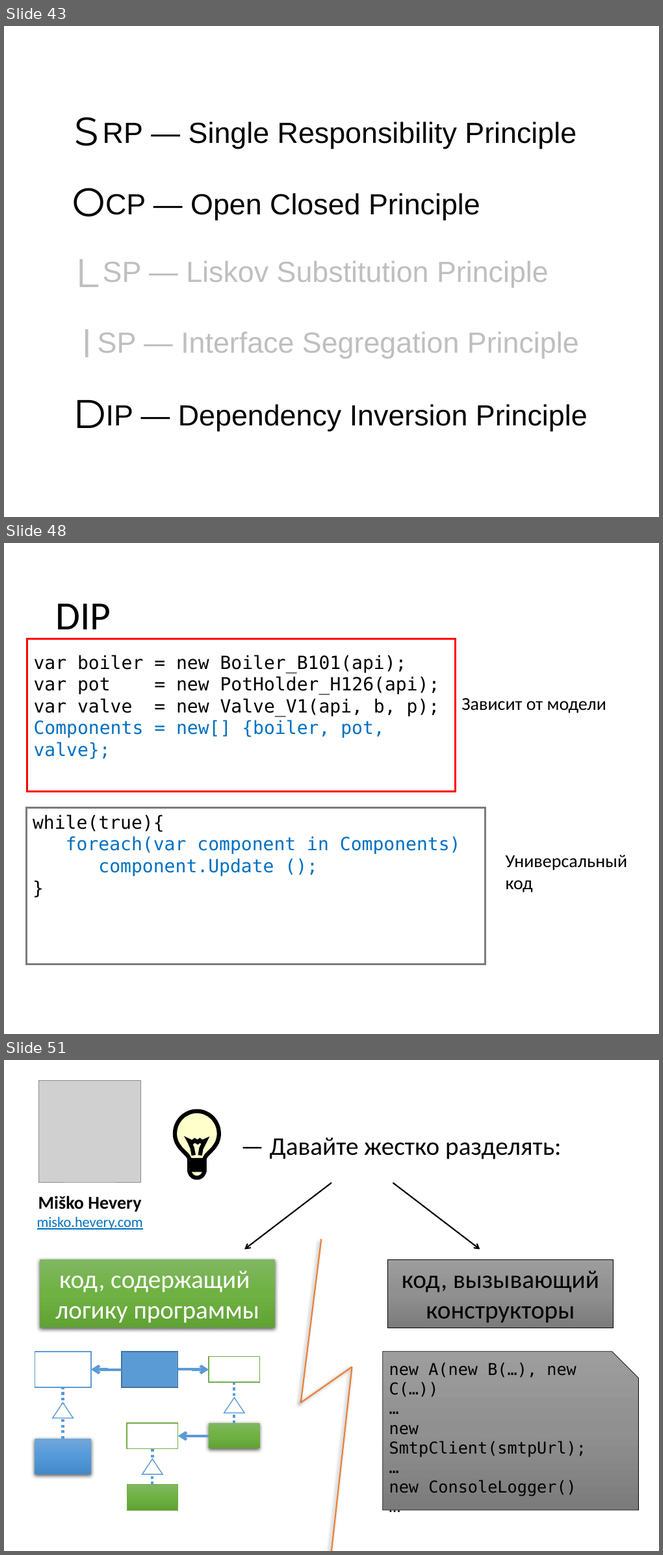
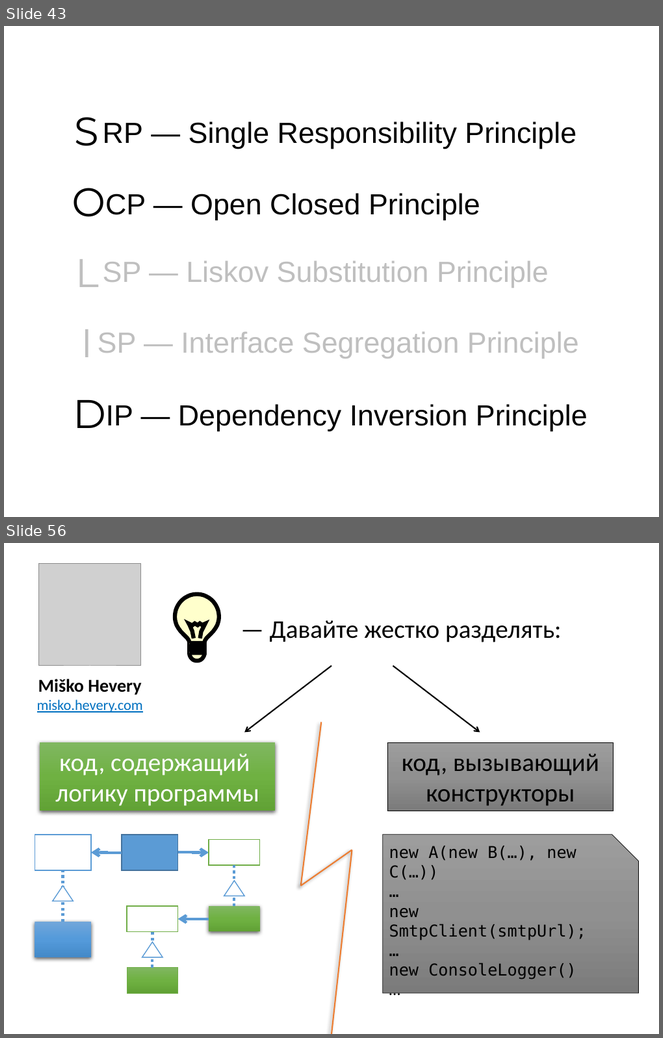
Before and after one commit to mironov-alexey/03-design, a slide deck: design-slides.pptx. Shown one above the other, each under a label of ours: slides 43, 48 and 51 before the commit, slides 43 and 56 after it; the slides between them are not shown. The pictures are 663x1555 and 663x1038 pixels, drawn with LibreOffice and Linux fonts; fonts in the diff are those of the drawing; grey boxes stand for pictures. Boxes give left, top, right and bottom in pixels: in the first picture for what was removed or moved away, otherwise in the second. Text is boxed around its words. In the diff, an @@ line names an element or a change of style, - is before the commit and + after.

```diff
--- a/design-slides.pptx
+++ b/design-slides.pptx
@@ slide 48 removed at (4, 543, 659, 1034), background #FFFFFF @@
@@ title removed at (55, 603, 111, 639) @@
-DIP
@@ rectangle removed at (27, 639, 456, 792) @@
-var boiler = new Boiler_B101(api);
-var pot = new PotHolder_H126(api);
-var valve = new Valve_V1(api, b, p);
-Components = new[] {boiler, pot, valve};
@@ text removed at (462, 698, 607, 713) @@
-Зависит от модели
@@ rectangle removed at (26, 808, 486, 964) @@
-while(true){
-foreach(var component in Components)
-component.Update ();
-}
@@ text removed at (506, 855, 628, 893) @@
-Универсальный
-код
@@ what was slide 51 is now slide 56 @@
```
Also in this commit, not shown: 2 slides changed, 5 slides added, 6 other slides removed, 2 other files.
